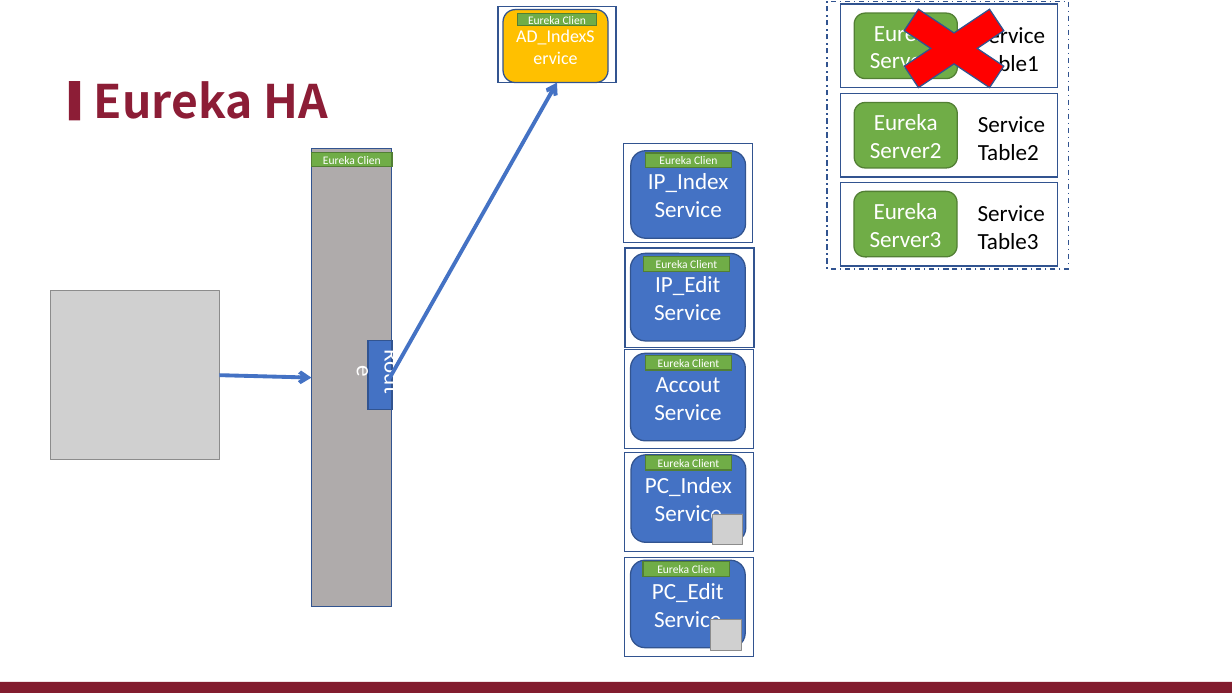
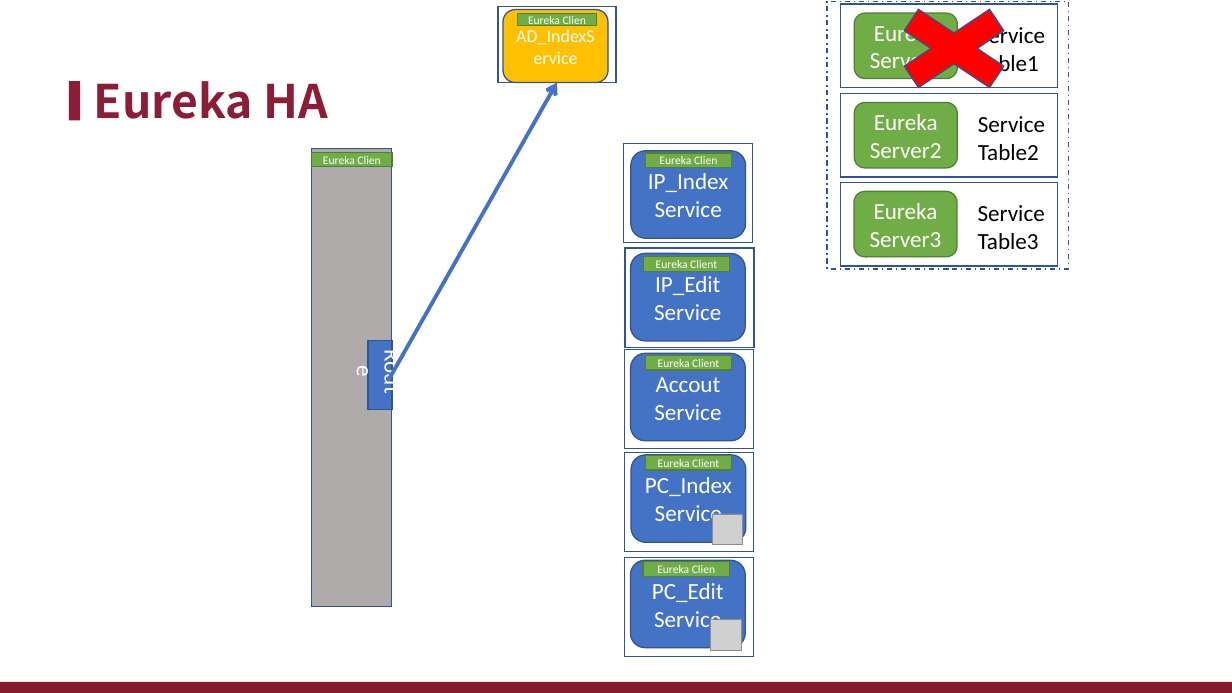
Before and after one commit to xiauchen/3__EurekaAndZuul, a slide deck: slide 34 of EurekaAndZuul.pptx (slide 9 before the commit). Drawn at 1232x693 pixels with LibreOffice and Linux fonts; fonts in the diff are those of the drawing; grey boxes stand for pictures; background and template pictures are left out. Boxes give left, top, right and bottom in pixels: in the first picture for what was removed or moved away, otherwise in the second. Text is boxed around its words. In the diff, an @@ line names an element or a change of style, - is before the commit and + after.

```diff
--- a/EurekaAndZuul.pptx
+++ b/EurekaAndZuul.pptx
@@ picture removed at bbox=[50, 290, 219, 459] @@
@@ arrow removed from (219, 375) to (311, 378) @@
```
Also in this commit, not shown: 11 other slides changed, 50 slides added, 6 slides removed, 12 other files.
